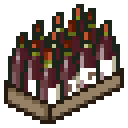
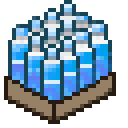
Revision of a layered 128 x 128 image; what changed, layer by layer:
added layer "Item_WaterBottlePack" above "Item_PopBottlePack" over [left=4, top=0, right=116, bottom=124]
showed "Item_PopBottlePack" over [left=4, top=0, right=116, bottom=124]
hid "Item_WineBottledPack2" over [left=4, top=4, right=124, bottom=124]
